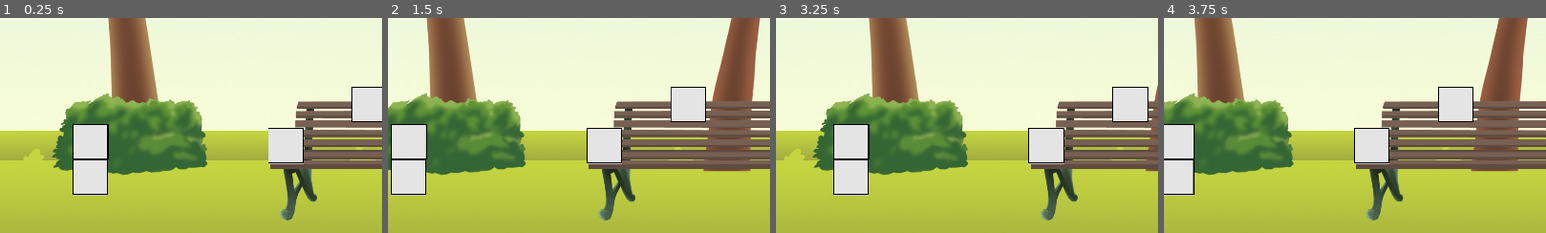
Above: before the commit, frames 1-4 (left to right).
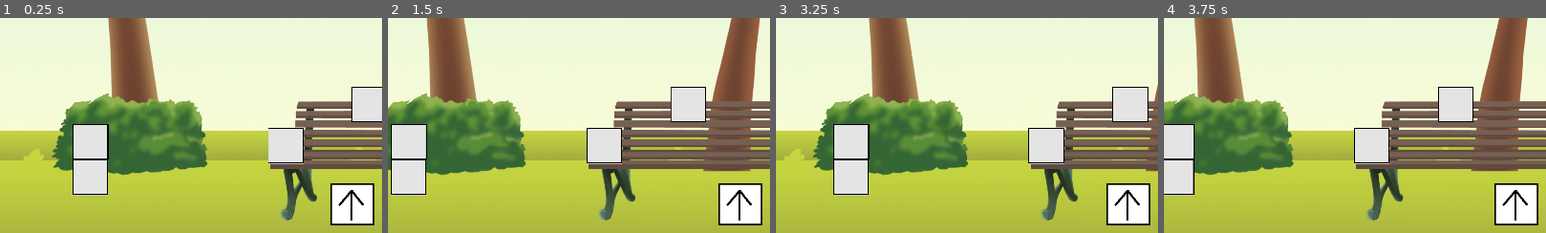
Above: after the commit, the same moments.

Repository: aledavran/Catjump
Game: Godot game, scene res://Escenas/prueba.tscn
Two runs of this game, one before a commit and one after it. Both use one fixed random seed, a clock stepped at 60 frames per second and the inputs below.
Inputs:
- Up to frame 1 (0.25 s): no input
- Up to frame 2 (1.5 s): hold Space (Salto) 0.53-1.28 s; tap Space (Salto) at 1.35 s
- Up to frame 3 (3.25 s): tap Space (Salto) at 1.52, 1.82, 2.85, 3.02 s; hold Space (Salto) 2.03-2.78 s
- Up to frame 4 (3.75 s): tap Space (Salto) at 3.32 s; hold Space (Salto) from 3.53 s (still down)
The pictures show only the part of the screen within x 48-98%, y 47-97%; the shares and areas given below are measured in that part.

The runs differ from the first frame. In frame 1, 2.2% of the frame differs, in the area x 86-98%, y 76-97%; in frame 2, 2.2%; in frame 3, 2.2%; in frame 4, 2.2%.

Commit message:
Implementacion de mobile
Aca se exporta la botonera y salto

Diff:
--- a/catsjump/Escenas/prueba.tscn
+++ b/catsjump/Escenas/prueba.tscn
@@ -1,7 +1,8 @@
-[gd_scene load_steps=4 format=3 uid="uid://55dlkj4yfxrr"]
+[gd_scene load_steps=5 format=3 uid="uid://55dlkj4yfxrr"]
 
 [ext_resource type="PackedScene" uid="uid://bof40fqona2kj" path="res://Objetos/jugador.tscn" id="1_q17sv"]
 [ext_resource type="PackedScene" uid="uid://dk6q3i178l650" path="res://Objetos/obj_bloque.tscn" id="2_cxgrj"]
+[ext_resource type="PackedScene" uid="uid://c7hsa3dhlfnuo" path="res://Objetos/MobileControls.tscn" id="4_6450f"]
 [ext_resource type="PackedScene" uid="uid://c1wek6g361fod" path="res://Objetos/Suelo.tscn" id="4_eb2yk"]
 
 [node name="Node2D" type="Node2D"]
@@ -97,3 +98,5 @@
 
 [node name="StaticBody2D24" parent="ObjetosColisiones" instance=ExtResource("2_cxgrj")]
 position = Vector2(-472.228, 97.5779)
+
+[node name="MobileControls" parent="." instance=ExtResource("4_6450f")]
--- /dev/null
+++ b/catsjump/Objetos/MobileControls.tscn
@@ -0,0 +1,11 @@
+[gd_scene load_steps=2 format=3 uid="uid://c7hsa3dhlfnuo"]
+
+[ext_resource type="Texture2D" uid="uid://eedc56un8rva" path="res://Imagenes/PURR PLATAFORMA/SaltoProv.png" id="1_ae00o"]
+
+[node name="MobileControls" type="CanvasLayer"]
+
+[node name="JUMP" type="TouchScreenButton" parent="."]
+position = Vector2(1163.51, 614.836)
+scale = Vector2(0.736697, 0.701877)
+texture_normal = ExtResource("1_ae00o")
+action = "Salto"
--- a/catsjump/project.godot
+++ b/catsjump/project.godot
@@ -26,10 +26,14 @@
 Salto={
 "deadzone": 0.5,
 "events": [Object(InputEventKey,"resource_local_to_scene":false,"resource_name":"","device":-1,"window_id":0,"alt_press …(191 unchanged characters)…
-, Object(InputEventMouseButton,"resource_local_to_scene":false,"resource_name":"","device":-1,"window_id":0,"alt_pressed":false,"shift_pressed":false,"ctrl_pressed":false,"meta_pressed":false,"button_mask":1,"position":Vector2(180, 16),"global_position":Vector2(187, 52),"factor":1.0,"button_index":1,"canceled":false,"pressed":true,"double_click":false,"script":null)
 ]
 }
+
+[input_devices]
+
+pointing/emulate_touch_from_mouse=true
 
 [rendering]
 
 renderer/rendering_method="mobile"
+textures/vram_compression/import_etc2_astc=true
Binary file added: catsjump/Imagenes/PURR PLATAFORMA/SaltoProv.png
Not shown, added: catsjump/Imagenes/PURR PLATAFORMA/SaltoProv.png.import
Not shown, added: catsjump/export_presets.cfg
